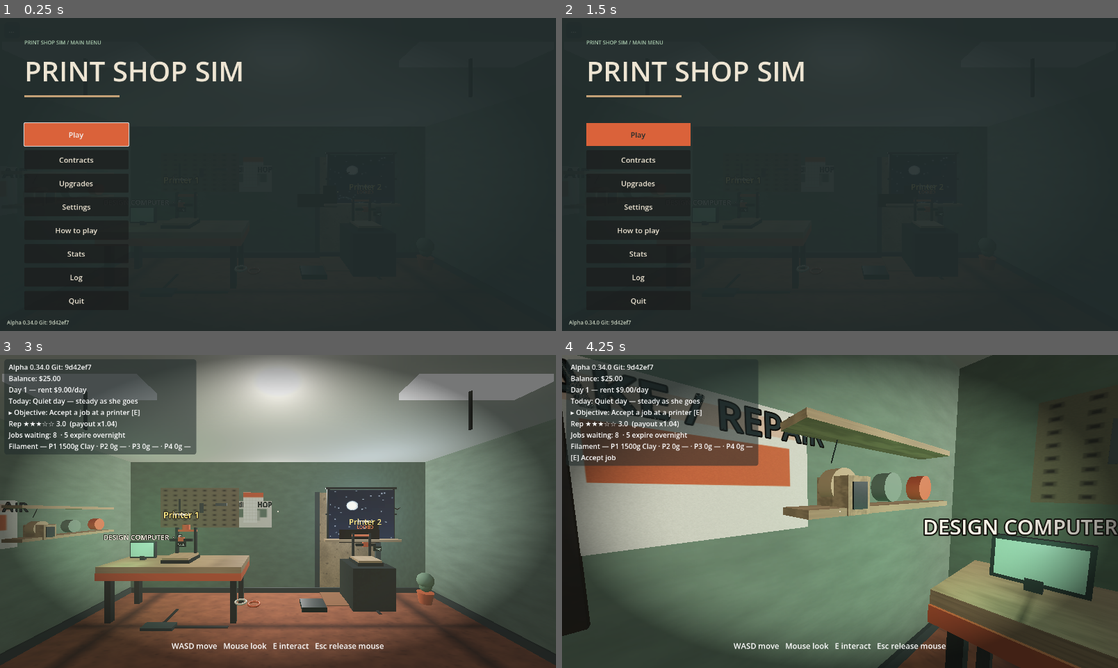
Above: before the commit, frames 1-4 (two rows, left to right).
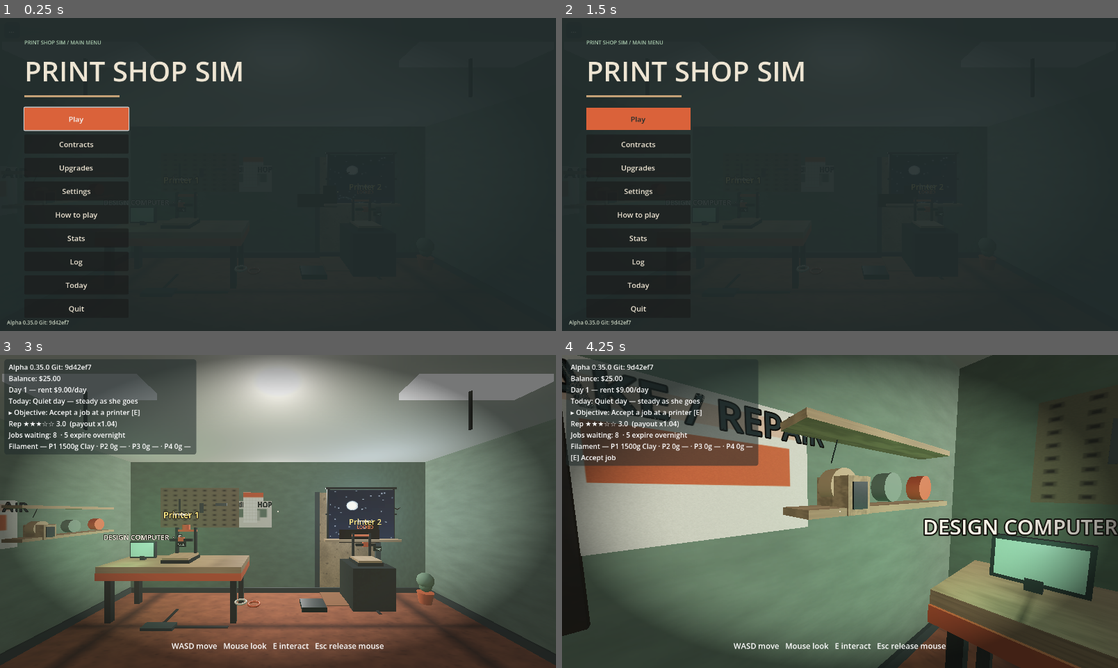
Above: after the commit, the same moments.

Repository: jiracipika/printshop-sim
Game: Godot game, scene res://scenes/Main.tscn
Two runs of this game, one before a commit and one after it. Both use one fixed random seed, a clock stepped at 60 frames per second and the inputs below.
Inputs (mouse positions are in pixels of both pictures, inside the frame that each line leads up to):
- Up to frame 1 (0.25 s): no input
- Up to frame 2 (1.5 s): click "Log" at 0.5 s; click (639, 284) at 1.25 s, where only the run after the commit has a clickable "Today"
- Up to frame 3 (3 s): click "Play" at 2 s; tap Enter (ui_accept) at 2.75 s; move the mouse to (400, 495) at 2.77 s; hold D (move_right) from 2.78 s (still down); tap E (interact) at 2.85 s; click (400, 495) at 2.92 s
- Up to frame 4 (4.25 s): tap Enter (ui_accept) at 3.02, 3.5, 3.77 s; move the mouse to (812, 511) at 3.52 s; release D (move_right) at 3.53 s; hold W (move_forward) from 3.53 s (still down); tap 1 at 3.6 s; click (812, 511) at 3.67 s

The runs differ from the first frame. In frame 1, 2.7% of the frame differs, in the area x 4-24%, y 28-98%; in frame 2, 2.5%; in frame 3, less than 0.1%; in frame 4, less than 0.1%.

Commit message:
feat: the morning paper — Today panel with yesterday recap + tomorrow forecast (v0.35.0)
New Today menu panel: yesterday's banked take + log-kind counts, today's
event/season/risk modifiers, and tomorrow's forecast with a strategy hint
per event id (Events.forecast_hint / FORECAST_HINT). Week rolls announce
the incoming season. Derived state only, nothing persisted. Panel-builder
gotcha documented: clone blocks must become real _build_* functions.

Tests: 12 new checks in v035_test; all 47 suites + bot + pytest green.

Diff:
--- a/scripts/Events.gd
+++ b/scripts/Events.gd
@@ -101,6 +101,22 @@
 }
 
 
+## Tomorrow-forecast hints (v0.35.0) — one strategy line per event id.
+const FORECAST_HINT := {
+	"quiet": "A calm day. Good for long prints.",
+	"filament_sale": "Spools are $8 — stock up.",
+	"rush_week": "Payouts +25% — chase the board.",
+	"power_hiccup": "Prints riskier today — calm orientations.",
+	"rent_holiday": "No rent! Take the big jobs.",
+	"surplus_stock": "Spools only $6 — cheapest of the month.",
+	"steady_hands": "Prints behave — a great day for hard jobs.",
+}
+
+
+static func forecast_hint(day: int) -> String:
+	return FORECAST_HINT.get(_by_id(for_day(day).id).id, "A calm day.")
+
+
 static func season_for_week(week: int) -> Dictionary:
 	var w := maxi(week, 1)
 	if w == 1:
--- a/scripts/Main.gd
+++ b/scripts/Main.gd
@@ -312,6 +312,45 @@
 	for a in _achievements():
 		lines.append(("%s  %s" % ["✓", a.name]) if a.done else ("·  %s — %s" % [a.name, a.hint]))
 	main_menu.show_stats(lines)
+
+## Today panel (v0.35.0): yesterday's recap, today's modifiers, and
+## tomorrow's forecast -- the strategic morning read.
+func _on_menu_today() -> void:
+	var lines: Array[String] = []
+	if daily_earned.is_empty():
+		lines.append("Yesterday: the shop just opened.")
+	else:
+		lines.append("Yesterday: $%s earned" % _cents_str(int(daily_earned[-1])))
+	var yday := day_cycle.day - 1
+	if yday >= 1:
+		var kinds := {}
+		for e in workshop_log.entries():
+			if int(e.day) == yday:
+				kinds[str(e.kind)] = int(kinds.get(str(e.kind), 0)) + 1
+		if kinds.is_empty():
+			lines.append("Quiet day -- nothing in the log.")
+		else:
+			var bits: Array[String] = []
+			for k in ["delivered", "failed", "expired", "cancel", "finished"]:
+				if kinds.has(k):
+					bits.append("%d %s" % [int(kinds[k]), k])
+			if bits.size() > 0:
+				lines.append("Log: " + ", ".join(bits))
+	lines.append("")
+	lines.append("TODAY -- Day %d" % day_cycle.day)
+	lines.append(str(today_event.name))
+	if float(today_event.failure_delta) != 0.0:
+		lines.append("  risk %+.2f on every print" % float(today_event.failure_delta))
+	if str(season.id) != "calm":
+		lines.append("  %s" % str(season.name))
+	lines.append("")
+	var tomorrow := Events.for_day(day_cycle.day + 1)
+	lines.append("TOMORROW -- Day %d" % (day_cycle.day + 1))
+	lines.append("%s -- %s" % [str(tomorrow.name), Events.forecast_hint(day_cycle.day + 1)])
+	if int((day_cycle.day - 1) / 7.0) != int(day_cycle.day / 7.0):
+		var wk := int(day_cycle.day / 7.0) + 1
+		lines.append("  A new week begins: %s" % str(Events.season_for_week(wk).name))
+	main_menu.show_today(lines)
 
 ## Workshop log panel (v0.15.0): the ring buffer, oldest first.
 func _on_menu_log() -> void:
@@ -2280,6 +2319,7 @@
 	main_menu.settings_changed.connect(_on_menu_setting)
 	main_menu.stats_pressed.connect(_on_menu_stats)
 	main_menu.log_pressed.connect(_on_menu_log)
+	main_menu.today_pressed.connect(_on_menu_today)
 	main_menu.reset_requested.connect(request_reset_shop)
 	main_menu.reset_disarmed.connect(func() -> void: _reset_armed = false)
 	main_menu.open_menu()
--- a/scripts/MainMenu.gd
+++ b/scripts/MainMenu.gd
@@ -21,6 +21,7 @@
 signal settings_pressed
 signal stats_pressed
 signal log_pressed
+signal today_pressed
 signal reset_requested
 signal reset_disarmed
 signal settings_changed(key: String, value)
@@ -38,6 +39,7 @@
 var _howto_panel: Control
 var _stats_panel: Control
 var _log_panel: Control
+var _today_panel: Control
 var _settings_applying := false
 ## Couch menus (v0.28.0): the Play button, focused whenever the menu opens.
 var _play_button: Button
@@ -48,6 +50,7 @@
 var _howto_open := false
 var _stats_open := false
 var _log_open := false
+var _today_open := false
 
 const COLOR_STEEL := Color("#202B2B")
 const COLOR_PAPER := Color("#EEE5D3")
@@ -70,7 +73,7 @@
 	disarm_reset_button()
 	if _play_button != null:
 		_play_button.grab_focus()
-	for panel in [_contracts_panel, _upgrades_panel, _settings_panel, _howto_panel, _stats_panel, _log_panel]:
+	for panel in [_contracts_panel, _upgrades_panel, _settings_panel, _howto_panel, _stats_panel, _log_panel, _today_panel]:
 		if panel != null:
 			panel.visible = false
 	_contracts_open = false
@@ -79,6 +82,8 @@
 	_howto_open = false
 	_stats_open = false
 	_log_open = false
+	_today_open = false
+	_today_open = false
 	is_open()
 
 func close_menu() -> void:
@@ -86,7 +91,7 @@
 	var focused := get_viewport().gui_get_focus_owner()
 	if focused != null:
 		focused.release_focus()
-	for panel in [_contracts_panel, _upgrades_panel, _settings_panel, _howto_panel, _stats_panel, _log_panel]:
+	for panel in [_contracts_panel, _upgrades_panel, _settings_panel, _howto_panel, _stats_panel, _log_panel, _today_panel]:
 		if panel != null:
 			panel.visible = false
 	_contracts_open = false
@@ -95,13 +100,15 @@
 	_howto_open = false
 	_stats_open = false
 	_log_open = false
+	_today_open = false
+	_today_open = false
 	is_open()
 
 ## True while any subpanel is showing — Esc should step back to the main
 ## panel rather than close the menu.
 func subpanel_open() -> bool:
 	return visible and (_contracts_open or _upgrades_open or _settings_open \
-		or _howto_open or _stats_open or _log_open)
+		or _howto_open or _stats_open or _log_open or _today_open)
 
 func contracts_visible() -> bool:
 	return visible and _contracts_open
@@ -218,6 +225,10 @@
 	log_btn.pressed.connect(func() -> void: log_pressed.emit())
 	buttons.add_child(log_btn)
 
+	var today_btn := _make_button("Today", "Today")
+	today_btn.pressed.connect(func() -> void: today_pressed.emit())
+	buttons.add_child(today_btn)
+
 	var quit := _make_button("Quit", "Quit")
 	quit.pressed.connect(func() -> void: get_tree().quit())
 	buttons.add_child(quit)
@@ -226,7 +237,7 @@
 	# discovery proved unreliable here, so the row is wired by hand
 	# (left/right along the row, with a wrap from Quit back to Play).
 	var row: Array[Button] = [play, contracts, upgrades, settings, howto,
-		stats_btn, log_btn, quit]
+		stats_btn, log_btn, today_btn, quit]
 	for i in range(row.size()):
 		row[i].focus_neighbor_left = row[(i - 1 + row.size()) % row.size()].get_path()
 		row[i].focus_neighbor_right = row[(i + 1) % row.size()].get_path()
@@ -252,6 +263,7 @@
 	_build_howto_panel()
 	_build_stats_panel()
 	_build_log_panel()
+	_build_today_panel()
 
 func _apply_quit_visibility() -> void:
 	if _root == null:
@@ -806,6 +818,13 @@
 		is_open()))
 
 ## lines: preformatted stat strings from Main.
+func show_today(lines: Array[String]) -> void:
+	var body: Label = _today_panel.get_node("Sheet/SheetBox/Body")
+	body.text = "\n".join(lines)
+	_show_panel(_today_panel)
+	_today_open = true
+	is_open()
+
 func show_stats(lines: Array[String]) -> void:
 	var body: Label = _stats_panel.get_node("Sheet/SheetBox/Body")
 	body.text = "\n".join(lines)
@@ -814,6 +833,57 @@
 	is_open()
 
 ## --- log panel (v0.15.0) ---------------------------------------------------------
+
+func _build_today_panel() -> void:
+	_today_panel = Control.new()
+	_today_panel.name = "TodayPanel"
+	_today_panel.set_anchors_preset(Control.PRESET_FULL_RECT)
+	_today_panel.mouse_filter = Control.MOUSE_FILTER_STOP
+	_today_panel.visible = false
+	_root.add_child(_today_panel)
+
+	var dim := ColorRect.new()
+	dim.color = Color(COLOR_STEEL, 0.92)
+	dim.set_anchors_preset(Control.PRESET_FULL_RECT)
+	dim.mouse_filter = Control.MOUSE_FILTER_STOP
+	_today_panel.add_child(dim)
+
+	var sheet := PanelContainer.new()
+	sheet.name = "Sheet"
+	sheet.set_anchors_preset(Control.PRESET_FULL_RECT)
+	sheet.offset_left = 260.0
+	sheet.offset_top = 130.0
+	sheet.offset_right = -260.0
+	sheet.offset_bottom = -300.0
+	sheet.add_theme_stylebox_override("panel", _sheet_style())
+	_today_panel.add_child(sheet)
+
+	var sv := VBoxContainer.new()
+	sv.name = "SheetBox"
+	sv.add_theme_constant_override("separation", 12)
+	sheet.add_child(sv)
+
+	var h1 := Label.new()
+	h1.name = "Title"
+	h1.text = "TODAY"
+	h1.add_theme_color_override("font_color", COLOR_PAPER)
+	h1.add_theme_font_size_override("font_size", 28)
+	sv.add_child(h1)
+
+	var body := Label.new()
+	body.name = "Body"
+	body.text = ""
+	body.add_theme_color_override("font_color", COLOR_PAPER)
+	body.add_theme_font_size_override("font_size", 17)
+	sv.add_child(body)
+
+	sv.add_child(_make_back_button(func() -> void:
+		_today_panel.visible = false
+		_stats_open = false
+		is_open()))
+
+## lines: preformatted stat strings from Main.
+
 
 func _build_log_panel() -> void:
 	_log_panel = Control.new()
@@ -970,9 +1040,10 @@
 
 func _show_panel(panel: Control) -> void:
 	disarm_reset_button()
-	for p in [_contracts_panel, _upgrades_panel, _settings_panel, _howto_panel, _stats_panel, _log_panel]:
+	for p in [_contracts_panel, _upgrades_panel, _settings_panel, _howto_panel, _stats_panel, _log_panel, _today_panel]:
 		if p != null:
 			p.visible = p == panel
+	_today_open = panel == _today_panel
 	_contracts_open = panel == _contracts_panel
 	_upgrades_open = panel == _upgrades_panel
 	_settings_open = panel == _settings_panel
--- a/scripts/Version.gd
+++ b/scripts/Version.gd
@@ -2,7 +2,7 @@
 
 # Autoload: build/version identification so we always know what's deployed.
 
-const VERSION := "0.34.0"
+const VERSION := "0.35.0"
 const GIT_SHA := "9d42ef7"  # stamped by tools/build_web.sh at export time
 
 func label() -> String:
--- /dev/null
+++ b/tests/v035_test.gd
@@ -0,0 +1,107 @@
+extends SceneTree
+
+## v0.35.0 — "The morning paper": Today panel with yesterday's recap,
+## today's modifiers and tomorrow's forecast. Run:
+## timeout 180 godot --headless --path . -s tests/v035_test.gd
+
+var checks := 0
+var failures := 0
+
+
+func _ok(cond: bool, label: String) -> void:
+	checks += 1
+	if cond:
+		print("ok %d: %s" % [checks, label])
+	else:
+		failures += 1
+		printerr("FAIL %d: %s" % [checks, label])
+
+
+func _init() -> void:
+	root.ready.connect(_run)
+
+
+func _run() -> void:
+	BrowserSave.clear()
+	var packed: PackedScene = load("res://scenes/Main.tscn")
+	var main = packed.instantiate()
+	root.add_child(main)
+	for i in range(6):
+		await physics_frame
+	main.paused = false
+	main.captured = true
+
+	# The panel exists and the button row grew to 9 with Today between
+	# Log and Quit.
+	_ok(main.main_menu._today_panel != null, "Today panel built")
+	main._on_menu_today()
+	await physics_frame
+	_ok(main.main_menu._today_panel.visible, "Today panel opens")
+	var body: Label = main.main_menu._today_panel.get_node("Sheet/SheetBox/Body")
+	var text := body.text
+
+	# Day 1: no yesterday, today's event, tomorrow's forecast.
+	_ok(text.contains("the shop just opened"), "day 1 has no yesterday")
+	_ok(text.contains("TODAY -- Day 1"), "today header present")
+	_ok(text.contains(str(main.today_event.name)), "today's event named")
+	var tomorrow := Events.for_day(2)
+	_ok(text.contains("TOMORROW -- Day 2")
+		and text.contains(str(tomorrow.name)),
+		"tomorrow's event forecast")
+	_ok(text.contains(Events.forecast_hint(2)), "forecast carries a hint")
+
+	# Forecast correctness across a sweep: the panel always names
+	# Events.for_day(day+1).
+	var forecast_ok := true
+	for day in range(2, 12):
+		main.day_cycle.restore(day, 0.3)
+		main._refresh_event()
+		main._on_menu_today()
+		await physics_frame
+		var t: String = main.main_menu._today_panel.get_node(
+			"Sheet/SheetBox/Body").text
+		if not t.contains(str(Events.for_day(day + 1).name)):
+			forecast_ok = false
+	_ok(forecast_ok, "forecast tracks Events.for_day(day+1) across days")
+
+	# Week roll: the panel announces the incoming season.
+	main.day_cycle.restore(7, 0.3)  # day 7 -> tomorrow is day 8 = week 2
+	main._refresh_event()
+	main._on_menu_today()
+	await physics_frame
+	var wk_text: String = main.main_menu._today_panel.get_node(
+		"Sheet/SheetBox/Body").text
+	_ok(wk_text.contains("A new week begins")
+		and wk_text.contains(str(Events.season_for_week(2).name)),
+		"week roll announces the incoming season")
+
+	# Yesterday's recap: banked earnings + log kinds. Advance to day 3 so
+	# "yesterday" (day 2) is a real, loggable day.
+	main.day_cycle.restore(3, 0.3)
+	main._refresh_event()
+	main.daily_earned.assign([3210])
+	main.workshop_log.append("delivered", "test delivery", 2)
+	main.workshop_log.append("expired", "test expiry", 2)
+	main._on_menu_today()
+	await physics_frame
+	var recap: String = main.main_menu._today_panel.get_node(
+		"Sheet/SheetBox/Body").text
+	_ok(recap.contains("$32.10 earned"), "yesterday's take shown")
+	_ok(recap.contains("1 delivered") and recap.contains("1 expired"),
+		"yesterday's log kinds counted")
+
+	# Focus chain: Today sits between Log and Quit.
+	var log_btn: Button = main.main_menu._root.find_child("Log", true, false)
+	var today_btn: Button = main.main_menu._root.find_child("Today", true, false)
+	var quit_btn: Button = main.main_menu._root.find_child("Quit", true, false)
+	_ok(today_btn != null and log_btn != null and quit_btn != null
+		and today_btn.focus_neighbor_right == quit_btn.get_path()
+		and today_btn.focus_neighbor_left == log_btn.get_path(),
+		"Today sits in the focus chain between Log and Quit")
+
+	main.queue_free()
+	await physics_frame
+	BrowserSave.clear()
+	print("---")
+	print("checks=%d failures=%d" % [checks, failures])
+	quit(1 if failures > 0 else 0)
Not shown, changed: docs/HANDOFF.md
Not shown, changed: docs/ROADMAP.md
